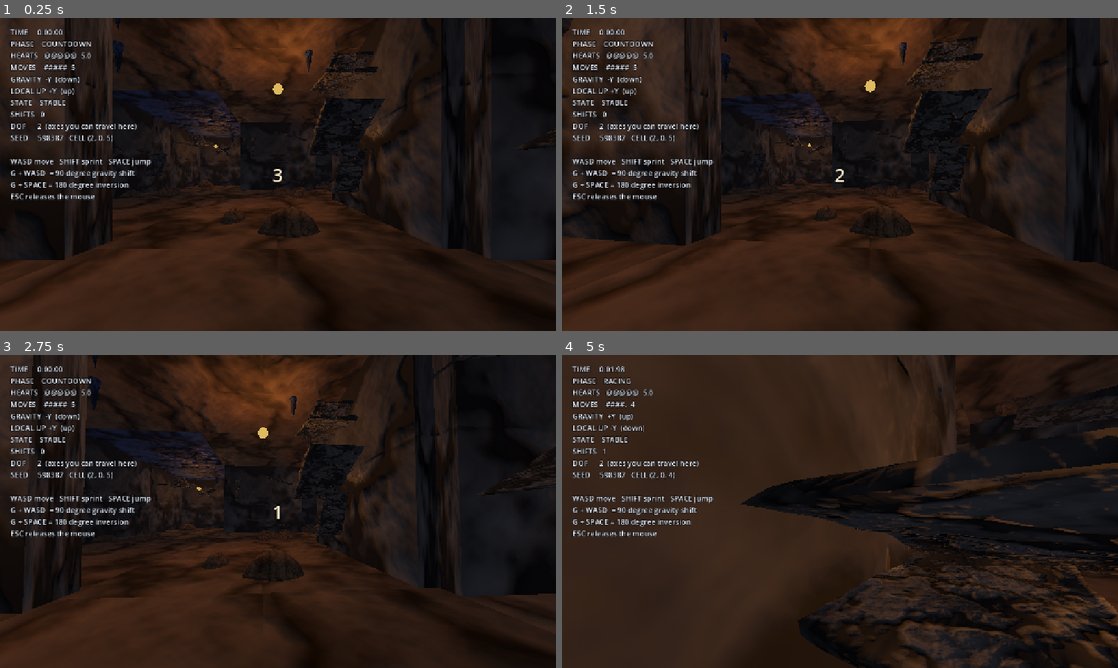
Above: before the commit, frames 1-4 (two rows, left to right).
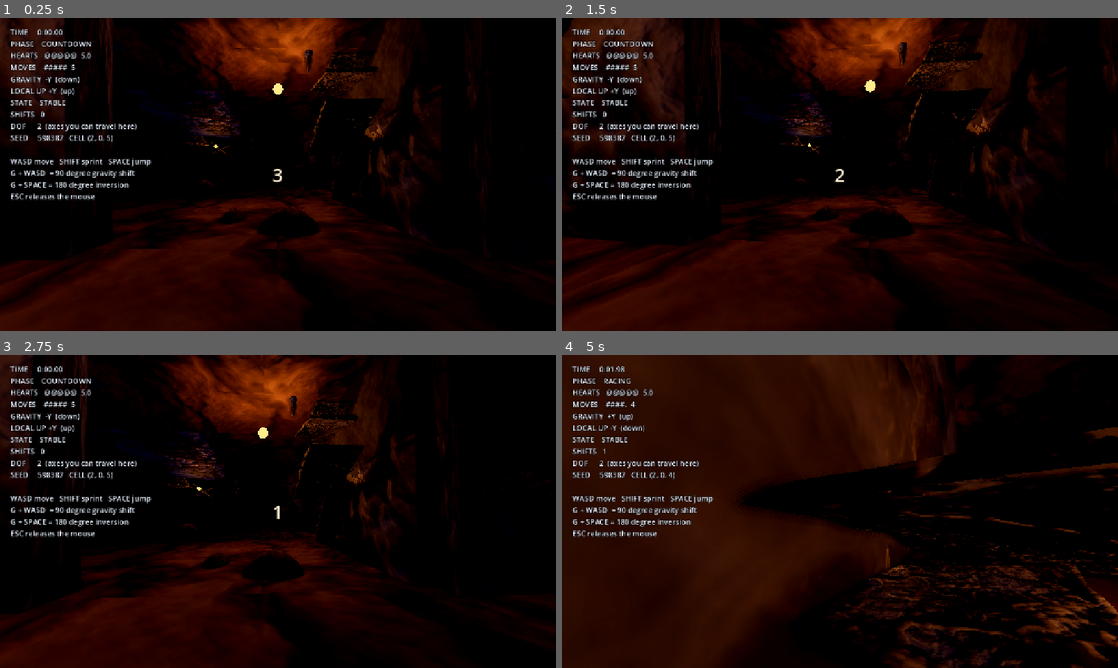
Above: after the commit, the same moments.

Repository: mdraihankabirsifat/Optimus
Game: Godot game, scene res://scenes/game/game_world.tscn
The game is run twice, just before and just after one commit, with the same random seed, the same clock (stepped at 60 frames per second) and the same inputs.
Inputs (mouse positions are in pixels of both pictures, inside the frame that each line leads up to):
- Up to frame 1 (0.25 s): no input
- Up to frame 2 (1.5 s): tap Enter at 0.5 s; move the mouse to (867, 174) at 0.52 s; hold G (gravity_mod) 0.53-1.28 s; hold W (move_forward) from 0.53 s (still down); tap Space (jump) at 0.77, 1.25 s; move the mouse to (812, 174) at 1.27 s; tap Shift (sprint) at 1.35 s
- Up to frame 3 (2.75 s): keep holding W (move_forward); tap Space (jump) at 1.52 s; tap Enter at 2 s; move the mouse to (289, 505) at 2.02 s; hold G (gravity_mod) from 2.03 s (still down)
- Up to frame 4 (5 s): keep holding W (move_forward); tap Space (jump) at 2.75, 3.02, 3.77, 4.52 s; move the mouse to (834, 517) at 2.77 s; release G (gravity_mod) at 2.78 s; tap Shift (sprint) at 2.85, 4.35 s; move the mouse to (878, 514) at 3.52 s; hold G (gravity_mod) 3.53-4.28 s; move the mouse to (795, 508) at 4.27 s

The runs differ from the first frame. In frame 1, 65% of the frame differs, in the area x 0-100%, y 0-100%; in frame 2, 69%; in frame 3, 62%; in frame 4, 74%.

Commit message:
Switch to Forward+ and light the cave properly
GL Compatibility was the ceiling on how this could look. It has no ambient occlusion,
no volumetric fog and no glow, so the new rock props and normal maps had nothing to
work with and the cave still read as flat boxes.

On Forward+ the torches now throw visible shafts through volumetric fog, SSAO settles
into the crevices of the displaced rock, and the finish beacon blooms. Warm torchlight
plays against a cool blue ambient so shadows read as a different colour rather than
just darker, which is what stops the whole cave sitting in one amber wash.

THIS COSTS THE WEB EXPORT. Forward+ needs WebGPU, which browsers do not broadly
support, so SHIP-002 is no longer achievable as specified and Windows becomes the only
submission build. Nobody on this team can test a Windows build from the dev Mac, which
puts a teammate with a Windows machine on the critical path. Recorded in
docs/MVP_SCOPE.md along with the fallback: the renderer is one line in project.godot,
so reverting restores the web path at the cost of the lighting.

The dev machine is an M4 and will hide any performance cost this creates. Test on a
modest laptop before submitting.

Test sweep unchanged: 150 + 200 seeds + 29 + 15, all passing.

Co-Authored-By: Claude Opus 5 <noreply@anthropic.com>

Diff:
--- a/project.godot
+++ b/project.godot
@@ -12,7 +12,7 @@
 
 config/name="Optimus"
 run/main_scene="res://scenes/game/game_world.tscn"
-config/features=PackedStringArray("4.7", "GL Compatibility")
+config/features=PackedStringArray("4.7", "Forward Plus")
 config/icon="res://icon.svg"
 
 [autoload]
@@ -82,5 +82,9 @@
 [rendering]
 
 rendering_device/driver.windows="d3d12"
-renderer/rendering_method="gl_compatibility"
+renderer/rendering_method="forward_plus"
 renderer/rendering_method.mobile="gl_compatibility"
+lights_and_shadows/directional_shadow/soft_shadow_filter_quality=3
+lights_and_shadows/positional_shadow/soft_shadow_filter_quality=3
+environment/ssao/quality=2
+environment/ssil/quality=2
--- a/scenes/game/game_world.tscn
+++ b/scenes/game/game_world.tscn
@@ -7,19 +7,48 @@
 
 [sub_resource type="Environment" id="Environment_cave"]
 background_mode = 1
-background_color = Color(0.035, 0.032, 0.042, 1)
+background_color = Color(0.02, 0.019, 0.026, 1)
 ambient_light_source = 2
-ambient_light_color = Color(0.42, 0.44, 0.52, 1)
-ambient_light_energy = 0.78
-tonemap_mode = 2
-tonemap_exposure = 1.15
-tonemap_white = 3.0
+ambient_light_color = Color(0.26, 0.36, 0.58, 1)
+ambient_light_energy = 0.70
+tonemap_mode = 3
+tonemap_exposure = 1.30
+tonemap_white = 6.0
+ssao_enabled = true
+ssao_radius = 1.4
+ssao_intensity = 3.4
+ssao_power = 1.8
+ssao_detail = 0.9
+ssao_light_affect = 0.35
+ssil_enabled = true
+ssil_radius = 4.5
+ssil_intensity = 1.1
+ssil_normal_rejection = 0.6
+glow_enabled = true
+glow_normalized = true
+glow_intensity = 1.0
+glow_strength = 1.05
+glow_bloom = 0.14
+glow_blend_mode = 1
+glow_hdr_threshold = 0.82
+glow_hdr_scale = 2.5
 fog_enabled = true
-fog_mode = 0
-fog_light_color = Color(0.1, 0.095, 0.115, 1)
-fog_light_energy = 0.6
-fog_density = 0.016
+fog_light_color = Color(0.06, 0.07, 0.10, 1)
+fog_light_energy = 0.5
+fog_density = 0.006
 fog_sky_affect = 0.0
+volumetric_fog_enabled = true
+volumetric_fog_density = 0.023
+volumetric_fog_albedo = Color(0.70, 0.71, 0.74, 1)
+volumetric_fog_emission = Color(0.03, 0.028, 0.032, 1)
+volumetric_fog_gi_inject = 0.8
+volumetric_fog_anisotropy = 0.25
+volumetric_fog_length = 70.0
+volumetric_fog_detail_spread = 2.0
+adjustment_enabled = true
+adjustment_contrast = 1.18
+adjustment_saturation = 1.08
+adjustment_brightness = 1.02
 
 [node name="GameWorld" type="Node3D"]
 script = ExtResource("1_cave")
--- a/scripts/cave/cave_builder.gd
+++ b/scripts/cave/cave_builder.gd
@@ -232,7 +232,7 @@
 	mat.albedo_color = COLOUR_FINISH
 	mat.emission_enabled = true
 	mat.emission = COLOUR_FINISH
-	mat.emission_energy_multiplier = 2.5
+	mat.emission_energy_multiplier = 6.0
 
 	# A pillar standing on the cell floor rather than a cube floating at its centre, so it
 	# reads as a landmark down a corridor instead of swallowing the camera on arrival.
@@ -246,8 +246,9 @@
 
 	var light := OmniLight3D.new()
 	light.light_color = COLOUR_FINISH
-	light.light_energy = 4.0
-	light.omni_range = CELL_SIZE * 2.5
+	light.light_energy = 7.0
+	light.omni_range = CELL_SIZE * 3.0
+	light.light_volumetric_fog_energy = 3.0
 	light.position = Vector3(0.0, -CELL_SIZE * 0.5 + 4.5, 0.0)
 	area.add_child(light)
 	return area
@@ -276,7 +277,7 @@
 	flame.albedo_color = Color(1.0, 0.72, 0.34)
 	flame.emission_enabled = true
 	flame.emission = Color(1.0, 0.66, 0.28)
-	flame.emission_energy_multiplier = 3.0
+	flame.emission_energy_multiplier = 8.0
 	flame.shading_mode = BaseMaterial3D.SHADING_MODE_UNSHADED
 
 	var cells: Array = graph.cells.keys()
@@ -299,12 +300,17 @@
 		var light := OmniLight3D.new()
 		light.position = base
 		light.light_color = tint
-		light.light_energy = 4.4 if junction else 3.3
-		light.omni_range = CELL_SIZE * 1.7
-		light.omni_attenuation = 1.4
+		light.light_energy = 6.0 if junction else 4.4
+		light.omni_range = CELL_SIZE * 2.1
+		light.omni_attenuation = 1.5
+		# Feeds the volumetric fog so each torch throws a visible shaft of light rather
+		# than just brightening the stone around it.
+		light.light_volumetric_fog_energy = 1.4
+		light.light_specular = 0.6
 		# Shadows only at junctions: they are the expensive part and the places worth
 		# spending it, since that is where geometry overlaps and depth needs reading.
-		light.shadow_enabled = junction and placed % 3 == 0
+		light.shadow_enabled = junction
+		light.shadow_blur = 1.4
 		holder.add_child(light)
 
 		var bulb := MeshInstance3D.new()
Not shown, changed: AI_CONTEXT.md
Not shown, changed: CLAUDE.md
Not shown, changed: docs/MVP_SCOPE.md
Not shown, changed: docs/TASK_BOARD.md
